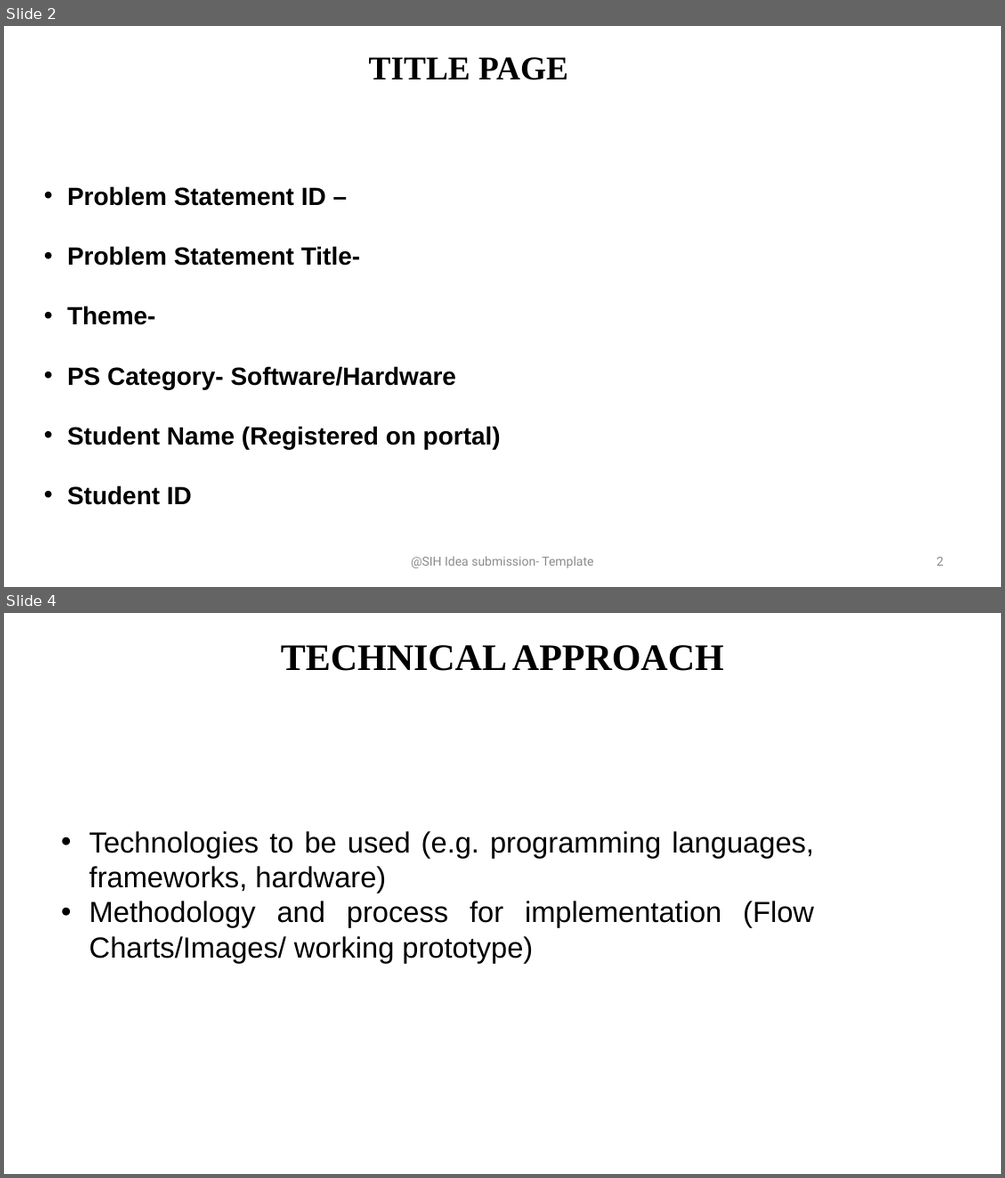
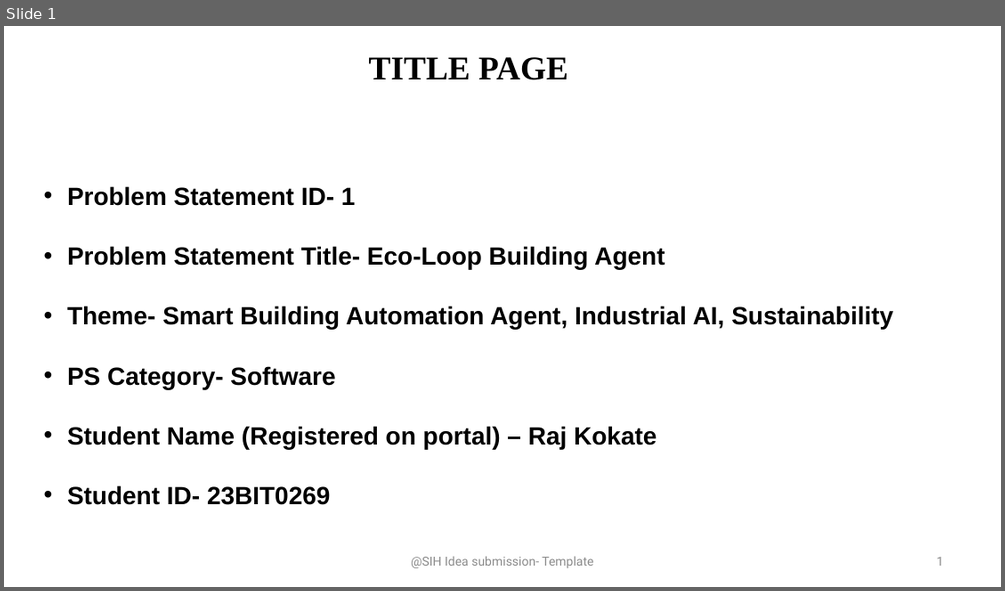
Before and after one commit to Raj1865/Honeywell-Hack-Eco-Loop-Building-Agent, a slide deck: IDEA_Presentation_FormatQ1.pptx. Shown one above the other, each under a label of ours: slides 2 and 4 before the commit, slide 1 after it; the slides between them are not shown. The pictures are 1005x1178 and 1005x591 pixels, drawn with LibreOffice and Linux fonts; fonts in the diff are those of the drawing. Boxes give left, top, right and bottom in pixels: in the first picture for what was removed or moved away, otherwise in the second. Text is boxed around its words. In the diff, an @@ line names an element or a change of style, - is before the commit and + after.

```diff
--- a/IDEA_Presentation_FormatQ1.pptx
+++ b/IDEA_Presentation_FormatQ1.pptx
@@ slide 4 removed at (x1=4, y1=613, x2=1001, y2=1174), background #FFFFFF @@
@@ title removed at (x1=281, y1=645, x2=724, y2=671) @@
-TECHNICAL APPROACH
@@ text removed at (x1=89, y1=831, x2=814, y2=963) @@
-• Technologies to be used (e.g. programming languages, frameworks, hardware)
-• Methodology and process for implementation (Flow Charts/Images/ working prototype)
@@ what was slide 2 is now slide 1 @@
@@ slide 1 changed as well @@
@@ text at (x1=67, y1=186, x2=893, y2=505): text changed @@
-• Problem Statement ID –
-• Problem Statement Title-
-• Theme-
-• PS Category- Software/Hardware
-• Student Name (Registered on portal)
-• Student ID
+• Problem Statement ID- 1
+• Problem Statement Title- Eco-Loop Building Agent
+• Theme- Smart Building Automation Agent, Industrial AI, Sustainability
+• PS Category- Software
+• Student Name (Registered on portal) – Raj Kokate
+• Student ID- 23BIT0269
@@ page number at (x1=937, y1=556, x2=944, y2=565): text changed @@
-2
+1
```
Also in this commit, not shown: 4 other slides changed, 1 slide added, 1 other slide removed, 7 other files.
